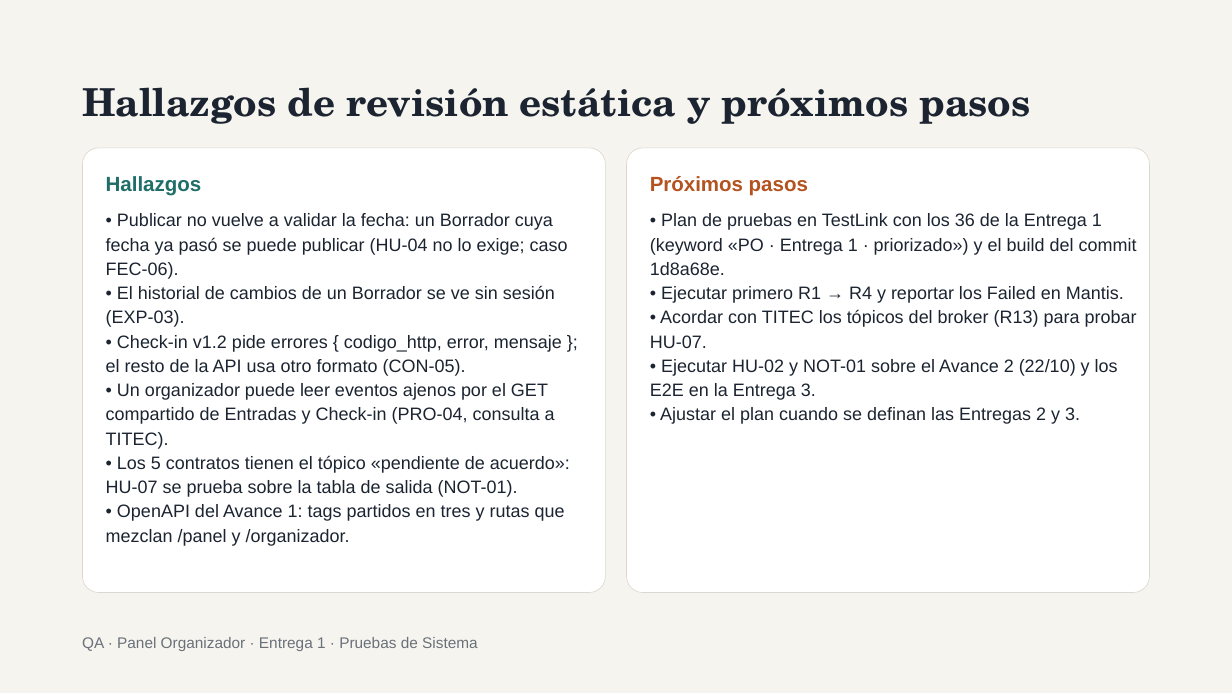
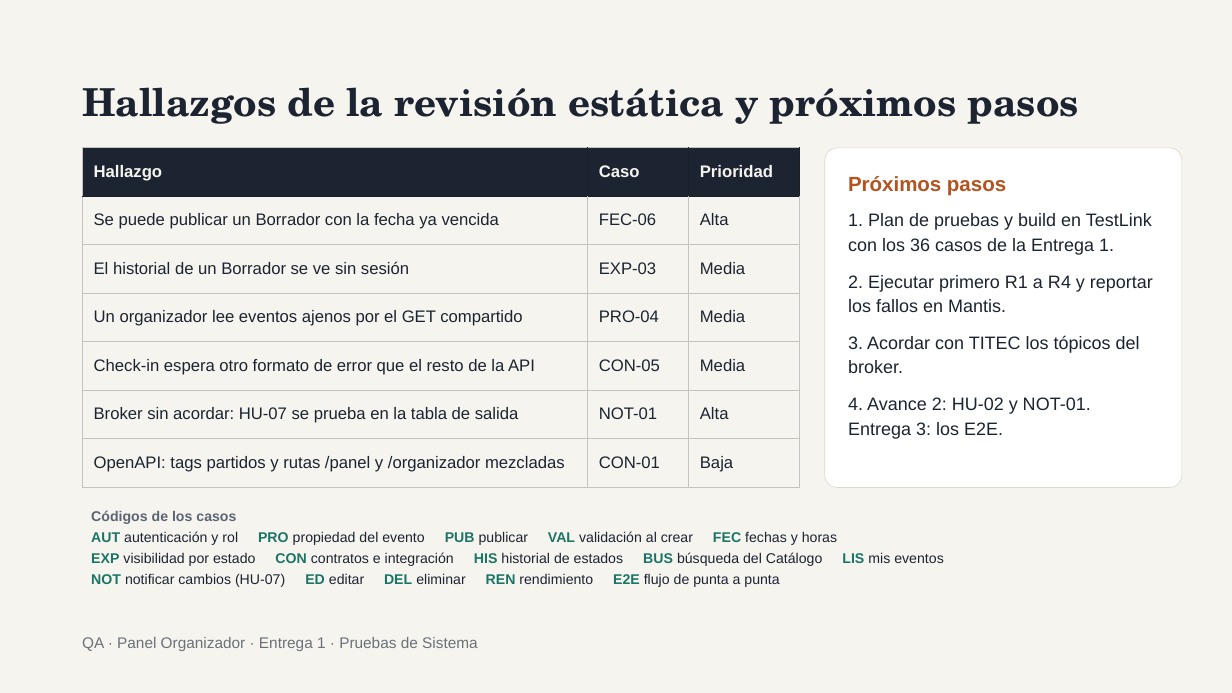
Before and after one commit to marybaxmann/Equipo-1---Panel-Organizador, a slide deck: slide 10 of qa/entrega-1/Presentacion_Entrega1_QA_PanelOrganizador.pptx. Drawn at 1232x693 pixels with LibreOffice and Linux fonts; fonts in the diff are those of the drawing. Boxes give left, top, right and bottom in pixels: in the first picture for what was removed or moved away, otherwise in the second. Text is boxed around its words. In the diff, an @@ line names an element or a change of style, - is before the commit and + after.

```diff
--- a/qa/entrega-1/Presentacion_Entrega1_QA_PanelOrganizador.pptx
+++ b/qa/entrega-1/Presentacion_Entrega1_QA_PanelOrganizador.pptx
@@ title at (82,87,1079,124): text changed @@
-Hallazgos de revisión estática y próximos pasos
+Hallazgos de la revisión estática y próximos pasos
@@ rounded rectangle removed at (82,148,605,592) @@
@@ table added at (82,148,799,487), 7 rows, 3 columns @@
+Hallazgo | Caso | Prioridad
+Se puede publicar un Borrador con la fecha ya vencida | FEC-06 | Alta
+El historial de un Borrador se ve sin sesión | EXP-03 | Media
+Un organizador lee eventos ajenos por el GET compartido | PRO-04 | Media
+Check-in espera otro formato de error que el resto de la API | CON-05 | Media
+Broker sin acordar: HU-07 se prueba en la tabla de salida | NOT-01 | Alta
+OpenAPI: tags partidos y rutas /panel y /organizador mezcladas | CON-01 | Baja
@@ rounded rectangle: place and size @@
-rounded rectangle at (627,148,1150,592)
+rounded rectangle at (825,148,1182,487)
@@ text removed at (106,176,202,196) @@
-Hallazgos
@@ text "Próximos pasos": place and size @@
-text "Próximos pasos" at (650,176,808,196)
+text "Próximos pasos" at (848,176,1006,196)
@@ text removed at (106,213,570,546) @@
-• Publicar no vuelve a validar la fecha: un Borrador cuya fecha ya pasó se puede publicar (HU-04 no lo exige; caso FEC-06).
-• El historial de cambios de un Borrador se ve sin sesión (EXP-03).
-• Check-in v1.2 pide errores { codigo_http, error, mensaje }; el resto de la API usa otro formato (CON-05).
-• Un organizador puede leer eventos ajenos por el GET compartido de Entradas y Check-in (PRO-04, consulta a TITEC).
-• Los 5 contratos tienen el tópico «pendiente de acuerdo»: HU-07 se prueba sobre la tabla de salida (NOT-01).
-• OpenAPI del Avance 1: tags partidos en tres y rutas que mezclan /panel y /organizador.
@@ text at (848,213,1153,439): text changed @@
-• Plan de pruebas en TestLink con los 36 de la Entrega 1 (keyword «PO · Entrega 1 · priorizado») y el build del commit 1d8a68e.
-• Ejecutar primero R1 → R4 y reportar los Failed en Mantis.
-• Acordar con TITEC los tópicos del broker (R13) para probar HU-07.
-• Ejecutar HU-02 y NOT-01 sobre el Avance 2 (22/10) y los E2E en la Entrega 3.
-• Ajustar el plan cuando se definan las Entregas 2 y 3.
+1. Plan de pruebas y build en TestLink con los 36 casos de la Entrega 1.
+2. Ejecutar primero R1 a R4 y reportar los fallos en Mantis.
+3. Acordar con TITEC los tópicos del broker.
+4. Avance 2: HU-02 y NOT-01. Entrega 3: los E2E.
@@ text added at (91,510,943,587), 11 pt, text #1C2331 @@
+Códigos de los casos
+AUT autenticación y rol PRO propiedad del evento PUB publicar VAL validación al crear FEC fechas y horas
+EXP visibilidad por estado CON contratos e integración HIS historial de estados BUS búsqueda del Catálogo LIS mis eventos
+NOT notificar cambios (HU-07) ED editar DEL eliminar REN rendimiento E2E flujo de punta a punta
```
Also in this commit, not shown: 2 other slides changed, 1 other file.
